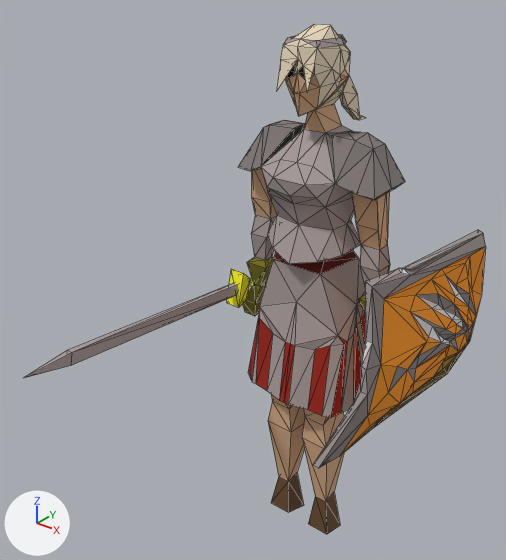
The glTF model public/models/heroes-guild.gltf as it was, and as the next commit left it.
Rendered twice from a 50 mm lens placed at (120.0, -184.0, 214.0), pointed at (-9.0, -23.0, 114.0). The axes (+X, +Y, +Z) are drawn at lower left. The lights are the same throughout. The first picture is the older version. Mesh edges are drawn as thin lines. Vertices at exactly the same position are counted once.
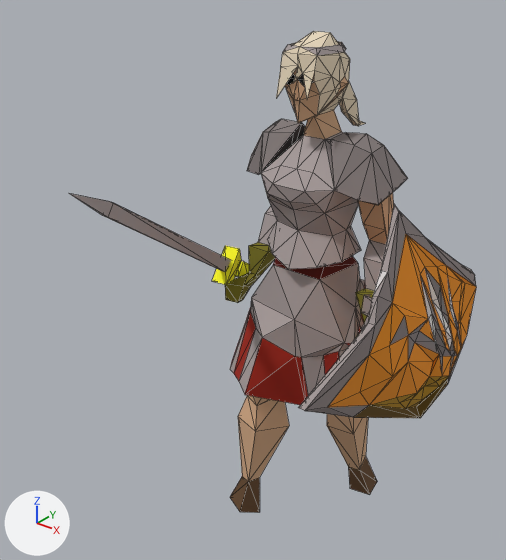
The newer file adds a shape key; the second version is drawn at full value of the shape key 'target_10' of 'Mesh_0', and the change is written as the vertex moves it makes.

Location of each change, (x1, y1, x2, y2) in pixels of the pictures (506 x 560 px; the box of a moved part takes in the faces that stretch with it):
'Mesh_0', reshaped (12% narrower): before (25, 24, 486, 534); after (69, 31, 476, 513)
part 1 of me_mesh_0, moved or reshaped: before (268, 394, 305, 512); after (230, 395, 289, 513)
part 2 of me_mesh_0, moved or reshaped (not visible before): after (361, 294, 372, 316)
part 3 of me_mesh_0, moved or reshaped: before (313, 230, 486, 469); after (299, 204, 476, 418)
part 4 of me_mesh_0, moved or reshaped: before (251, 276, 266, 286); after (236, 261, 249, 277)
part 5 of me_mesh_0, moved or reshaped: before (227, 269, 251, 307); after (212, 246, 242, 285)
part 6 of me_mesh_0, moved or reshaped: before (25, 283, 238, 378); after (69, 193, 231, 272)
part 7 of me_mesh_0, rebuilt: before (248, 250, 366, 418); after (230, 255, 365, 405)
part 8 of me_mesh_0, rebuilt: before (243, 169, 277, 316); after (225, 206, 277, 303)
part 9 of me_mesh_0, added: after (247, 31, 408, 269)
part 10 of me_mesh_0, added (brown): after (327, 414, 377, 495)
part 11 of me_mesh_0, cut back: before (238, 24, 405, 534); after (339, 83, 394, 336)

The change, as a diff of the scene's bpy script:
```diff
--- a/public/models/heroes-guild.gltf.py
+++ b/public/models/heroes-guild.gltf.py
@@ me_mesh_0 @@
 # used by ob_mesh_0; location = (0.0, 0.0, 0.0)
-me_mesh_0.from_pydata(...)  # 514 vertices, 922 faces; spans x -33.0..50.0, y -97.0..52.0, z -1.0..192.0
+me_mesh_0.from_pydata(...)  # 519 vertices, 922 faces; spans x -37.0..50.0, y -85.0..51.0, z -1.0..190.0
+# me_mesh_0 part 1: the loose piece of 25 vertices spanning x -14.0..-1.0, y -8.0..8.0, z -1.0..104.0 is multiplied about its middle by the matrix ((0.935, 0.328, 0.115), (-0.34, 0.93, 0.114), (-0.07, -0.146, 0.984)), then moved by (-7.0, -7.0, 0.0)
+# me_mesh_0 part 2: the loose piece of 8 vertices spanning x 23.0..45.0, y -8.0..13.0, z 99.0..108.0 is turned -21.3 degrees about the x axis through its middle, then moved by (0.0, -4.0, 3.0)
+# me_mesh_0 part 3: the loose piece of 103 vertices spanning x 33.0..50.0, y -53.0..52.0, z 63.0..137.0 is turned -21.2 degrees about the x axis through its middle, then moved by (0.0, -5.0, 4.0)
+# me_mesh_0 part 4: the loose piece of 8 vertices spanning x -33.0..-27.0, y 4.0..9.0, z 95.0..101.0 is multiplied about its middle by the matrix ((0.938, -0.17, -0.101), (0.198, 0.803, 0.485), (-0.002, -0.495, 0.821)), then moved by (-3.0, -5.0, 5.0)
+# me_mesh_0 part 5: the loose piece of 8 vertices spanning x -33.0..-27.0, y -8.0..-1.0, z 92.0..105.0 is multiplied about its middle by the matrix ((1.024, -0.151, -0.098), (0.179, 0.891, 0.505), (0.011, -0.514, 0.904)), then moved by (-1.0, -4.0, 10.0)
+# me_mesh_0 part 6: the loose piece of 9 vertices spanning x -31.0..-29.0, y -97.0..-5.0, z 96.0..107.0 is multiplied about its middle by the matrix ((0.98, -0.17, -0.056), (0.176, 0.858, 0.474), (-0.033, -0.476, 0.874)), then moved by (7.0, 4.0, 32.0)
+# me_mesh_0 part 7: the loose piece of 80 vertices spanning x -25.0..24.0, y -16.0..21.0, z 66.0..130.0 is rebuilt with 80 vertices and now spans x -30.0..24.0, y -22.0..27.0, z 61.0..128.0
+# me_mesh_0 part 8: the loose piece of 36 vertices spanning x -31.0..-15.0, y -4.0..6.0, z 86.0..146.0 is rebuilt with 36 vertices and now spans x -33.0..-15.0, y -11.0..15.0, z 95.0..148.0
+# me_mesh_0 part 9: a new loose piece of 152 vertices spanning x -28.0..28.0, y -16.0..14.0, z 118.0..190.0, in mat_material_0 (picture img_image_0)
+# me_mesh_0 part 10: a new loose piece of 25 vertices spanning x 1.0..17.0, y -1.0..33.0, z 3.0..103.0, in mat_material_0 (picture img_image_0)
+# me_mesh_0 part 11
+# 232 vertices are removed from x -28.0..30.0, y -16.0..27.0, z -1.0..192.0
+# 436 faces are deleted
+# 55 vertices are added at x -2.0..29.0, y -35.0..27.0, z 90.0..178.0
+# 5 new vertices lie (7.0, 0.0, 0.0) away from vertices in x 18.0..23.0, y -10.0..9.0, z 94.0..128.0
+# 108 new faces join them
 me_mesh_0.materials.append(mat_material_0)
```
